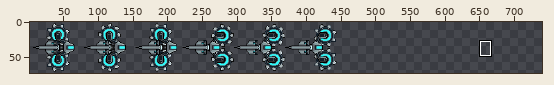
Two states of a sprite sheet, NanoNaut/assets/ship.png. Above: a wide view before the commit, with the close-up outlined.
Close-up. Before the edit:
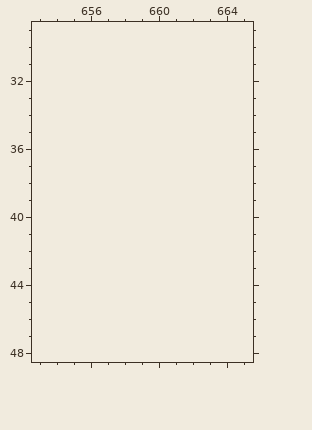
The file is 444x74 pixels. Pixels under 10% opacity are left out. Colours within 5 levels of each other are drawn and written as one. Shown: x 653..665, y 29..48. The old version is drawn lined up with the new one, on the new canvas. The wide view leaves out empty margins. The commit also changed other parts of the picture, which this record leaves out.
Now the later version:
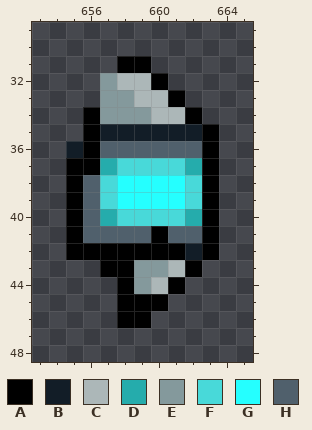
Palette (. is transparent): A #000000  B #121d27  C #acb7b8  D #25acac  E #84999c  F #48d9d9  G #25ffff  H #50606c
The edit:
{"change": "canvas 444x74 -> 740x74"}
{"y":31,"x":658,"old":"..","new":"AA"}
{"y":32,"x":657,"old":"....","new":"ECCA"}
{"y":33,"x":657,"old":".....","new":"EECCA"}
{"y":34,"x":656,"old":".......","new":"AEEECCA"}
{"y":35,"x":656,"old":"........","new":"ABBBBBBA"}
{"y":36,"x":655,"old":".........","new":"BAHHHHHHA"}
{"y":37,"x":655,"old":".........","new":"AADFFFFDA"}
{"y":38,"x":655,"old":".........","new":"AHFGGGGFA"}
{"y":39,"x":655,"old":".........","new":"AHFGGGGFA"}
{"y":40,"x":655,"old":".........","new":"AHDFFFFDA"}
{"y":41,"x":655,"old":".........","new":"AHHHHAHHA"}
{"y":42,"x":655,"old":".........","new":"AAAAAAABA"}
{"y":43,"x":657,"old":"......","new":"AAEECA"}
{"y":44,"x":658,"old":"....","new":"AECA"}
{"y":45,"x":658,"old":"...","new":"AAA"}
{"y":46,"x":658,"old":"..","new":"AA"}
